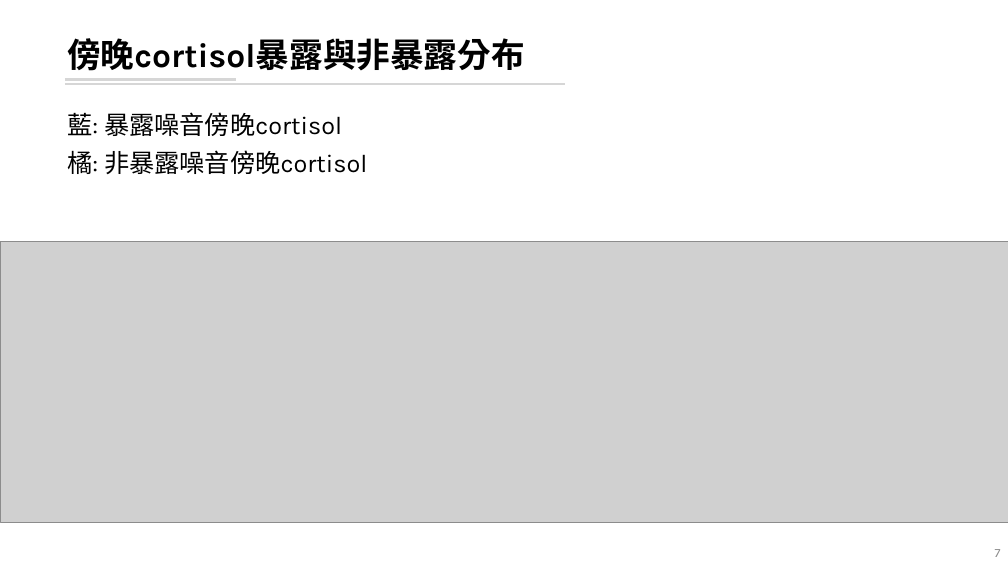
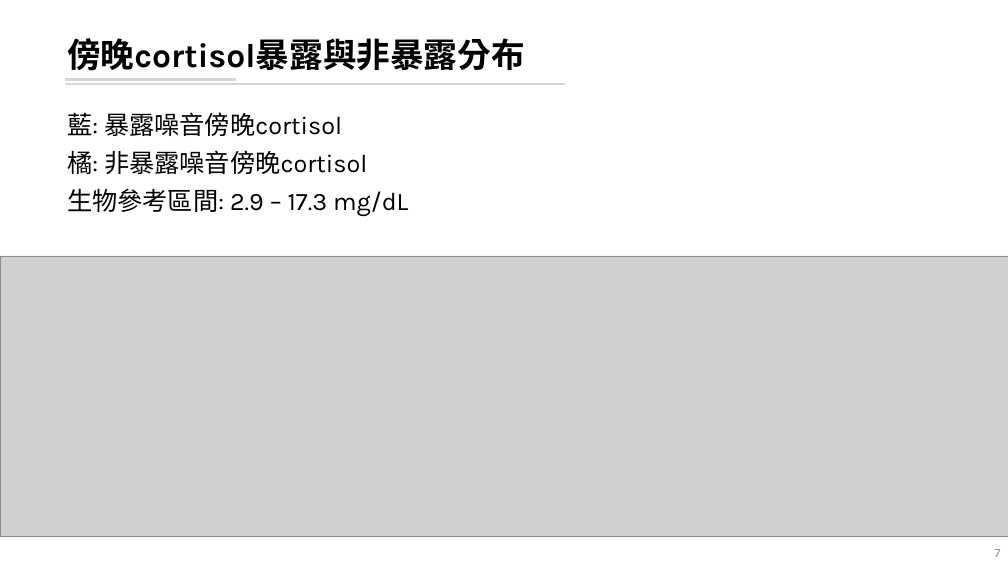
Before and after one commit to leooel97895750/REM_DataMining, a slide deck: slide 7 of 20210804_REM分析.pptx. Drawn at 1008x567 pixels with LibreOffice and Linux fonts; fonts in the diff are those of the drawing; grey boxes stand for pictures. Boxes give left, top, right and bottom in pixels: in the first picture for what was removed or moved away, otherwise in the second. Text is boxed around its words. In the diff, an @@ line names an element or a change of style, - is before the commit and + after.

```diff
--- a/20210804_REM分析.pptx
+++ b/20210804_REM分析.pptx
@@ text at (x1=67, y1=188, x2=408, y2=216): paragraph added @@
+生物參考區間: 2.9 – 17.3 mg/dL
@@ picture moved from (x1=0, y1=242, x2=1008, y2=523) to (x1=0, y1=256, x2=1008, y2=537) @@
```
Also in this commit, not shown: 9 other slides changed, 13 other files.
